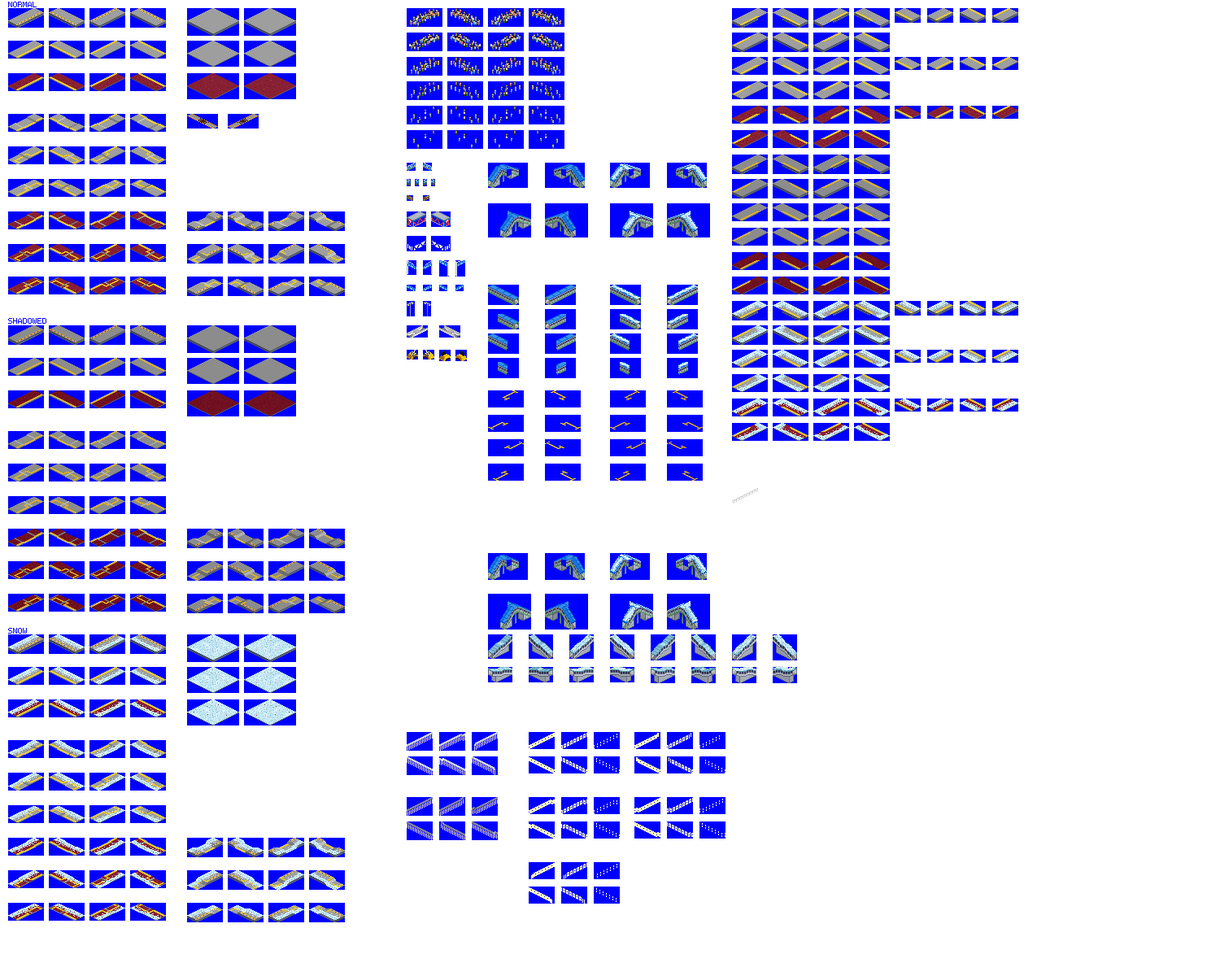
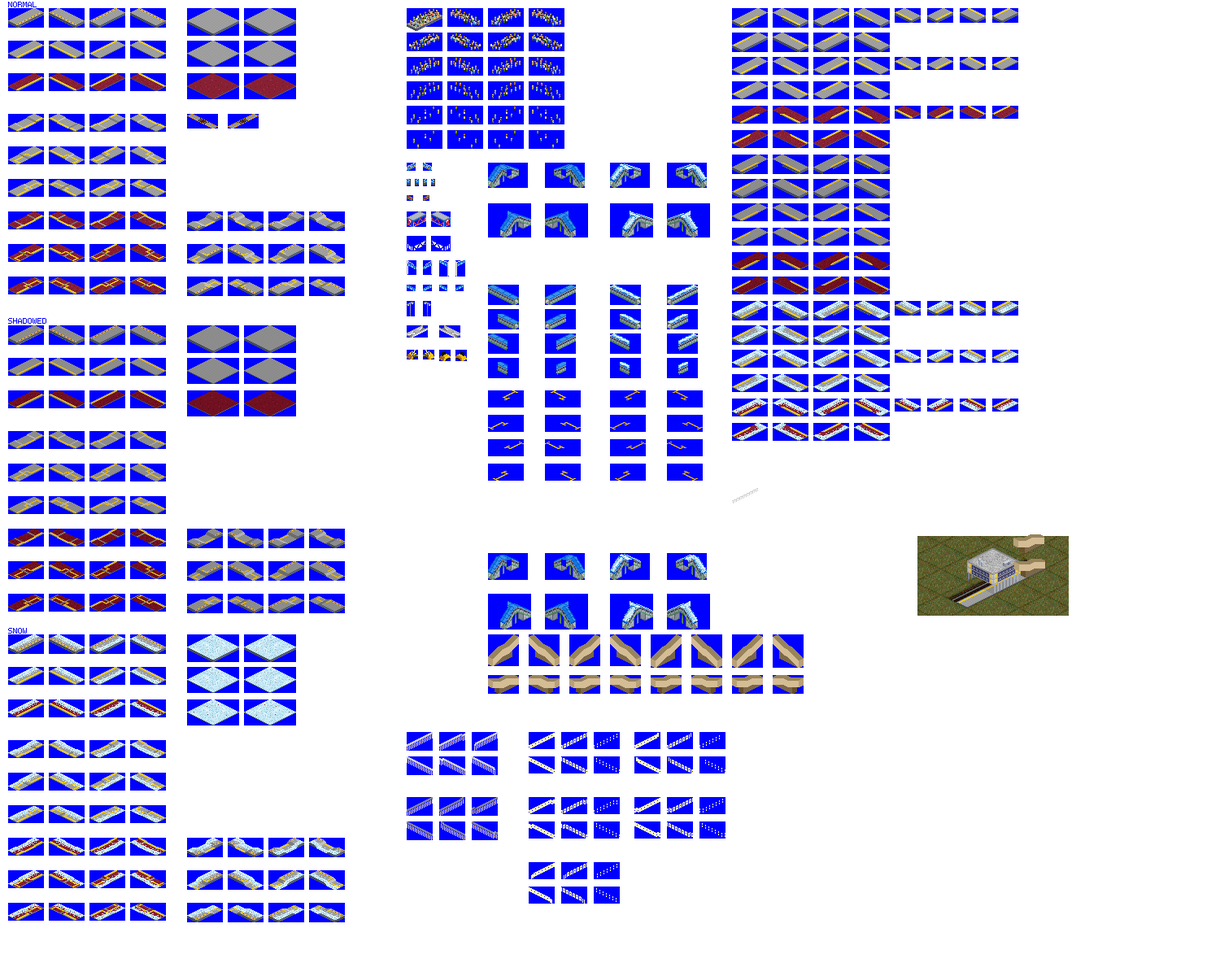
Before/after of a (1220, 976) layered artwork. What changed in the layer stack:
painted on "snow" over 571, 634, 796, 672
painted on "platforms" over 488, 534, 1046, 694
showed "temporary", painted on it over 406, 12, 1070, 616
painted on "bg" over 488, 634, 804, 694
